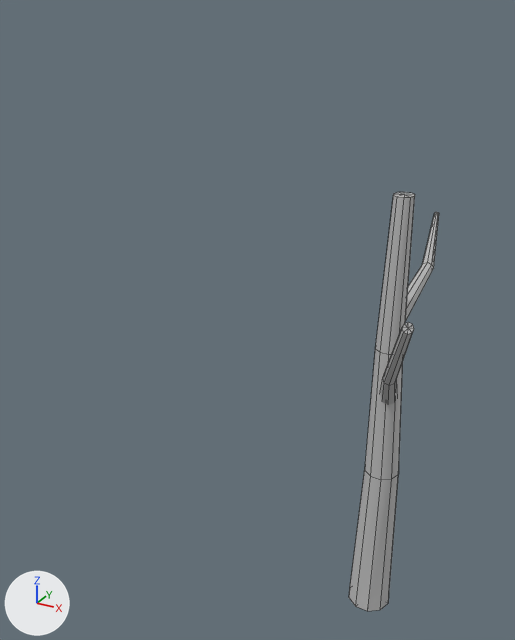
What one commit did to the FBX model Assets/Models/Tree_1.fbx.
Camera for both pictures: a camera (50 mm lens) standing at (0.08, -0.258, 0.252) and looking at (-0.062, 0.001, 0.123). Arrows for +X, +Y and +Z are at lower left; the lights stay in place. Mesh edges are drawn as thin lines. Where no turn or scale is listed for an object, it has been applied to the vertices.

Objects in the first picture: 'Tree_1'.
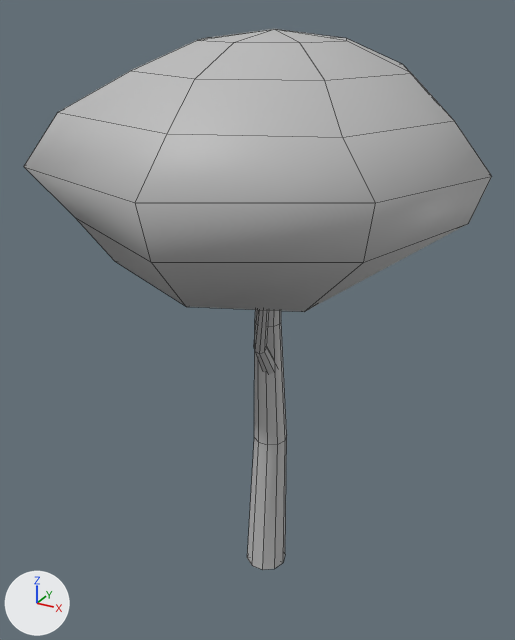
What differs and where, as boxes (x1, y1, x2, y2) in the pictures (515 x 640 px):
```json
{"object": "Tree_1", "change": "reshaped, moved", "before": [349, 192, 439, 611], "after": [24, 29, 492, 570], "on screen": "415% wider, 29% taller"}
{"part": 1, "of": "me_mesh", "change": "added", "after": [24, 29, 492, 312]}
```

Edits to the scene script, one JSON object a line:
```json
{"block": "me_mesh", "where": "# used by ob_tree_1; location = (0.0, 0.0, -0.01)"}
{"op": "remove", "block": "me_mesh", "code": "me_mesh.from_pydata(...)  # 94 vertices, 114 faces; spans x -0.01..0.019, y -0.036..0.054, z 0.0..0.197"}
{"op": "add", "block": "me_mesh", "code": "me_mesh.from_pydata(...)  # 152 vertices, 178 faces; spans x -0.09..0.088, y -0.09..0.091, z 0.0..0.254"}
{"block": "me_mesh", "change": "me_mesh part 1: a new loose piece of 58 vertices spanning x -0.09..0.088, y -0.09..0.091, z 0.155..0.254, in mat_phong1 (grey #bcbcbc)"}
{"op": "set", "path": "ob_tree_1.location", "old": "(0.0, 0.0, -0.01)", "new": "(-0.0566, 0.0, -0.01)"}
```
